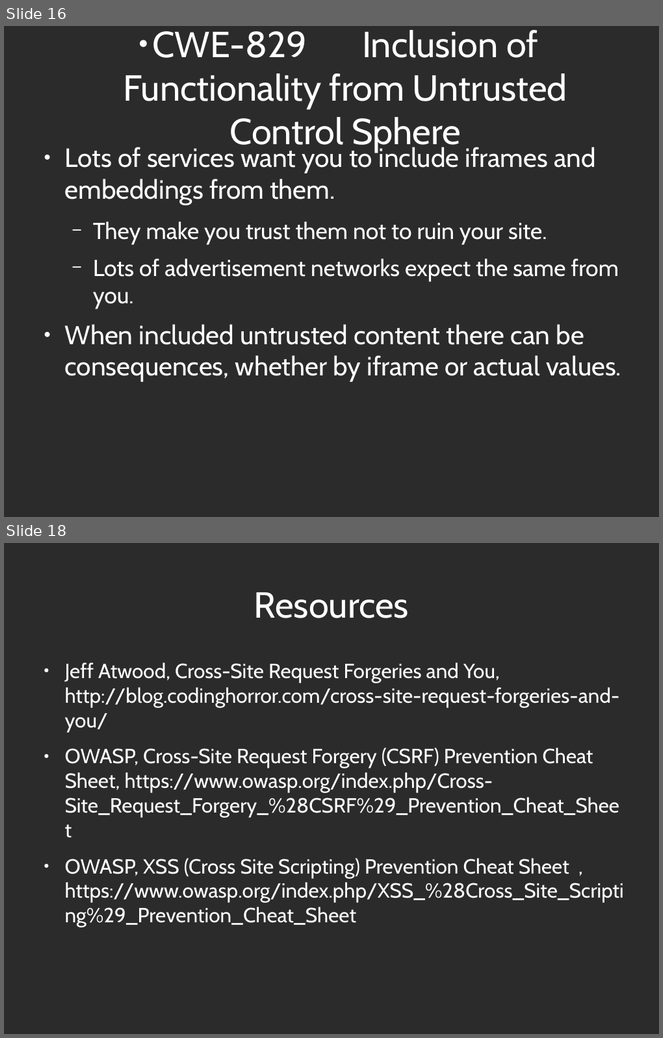
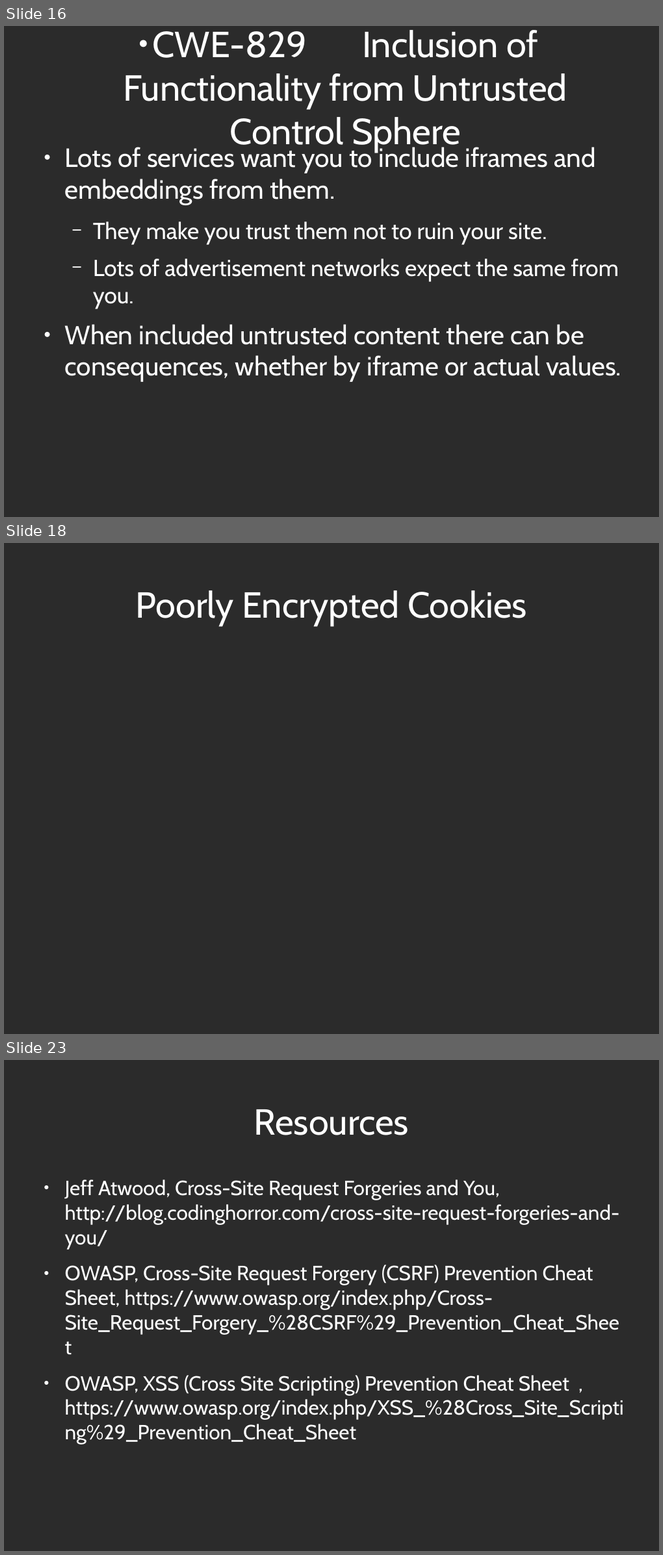
Before and after one commit to abramhindle/CMPUT404-Web-Security, a slide deck: 11-Security.odp. Shown one above the other, each under a label of ours: slides 16 and 18 before the commit, slides 16, 18 and 23 after it; the slides between them are not shown. The pictures are 663x1038 and 663x1555 pixels, drawn with LibreOffice and Linux fonts; fonts in the diff are those of the drawing; background and template pictures are left out; a plain dark background stands for a picture behind light text. Boxes give left, top, right and bottom in pixels: in the first picture for what was removed or moved away, otherwise in the second. Text is boxed around its words. In the diff, an @@ line names an element or a change of style, - is before the commit and + after.

```diff
--- a/11-Security.odp
+++ b/11-Security.odp
@@ slide 18 added at (4, 543, 659, 1034), background picture (left out) @@
@@ title added at (135, 590, 527, 626), 44 pt, text #FFFFFF @@
+Poorly Encrypted Cookies
@@ what was slide 18 is now slide 23 @@
```
Also in this commit, not shown: 1 slide changed, 4 other slides added, 3 other files.
